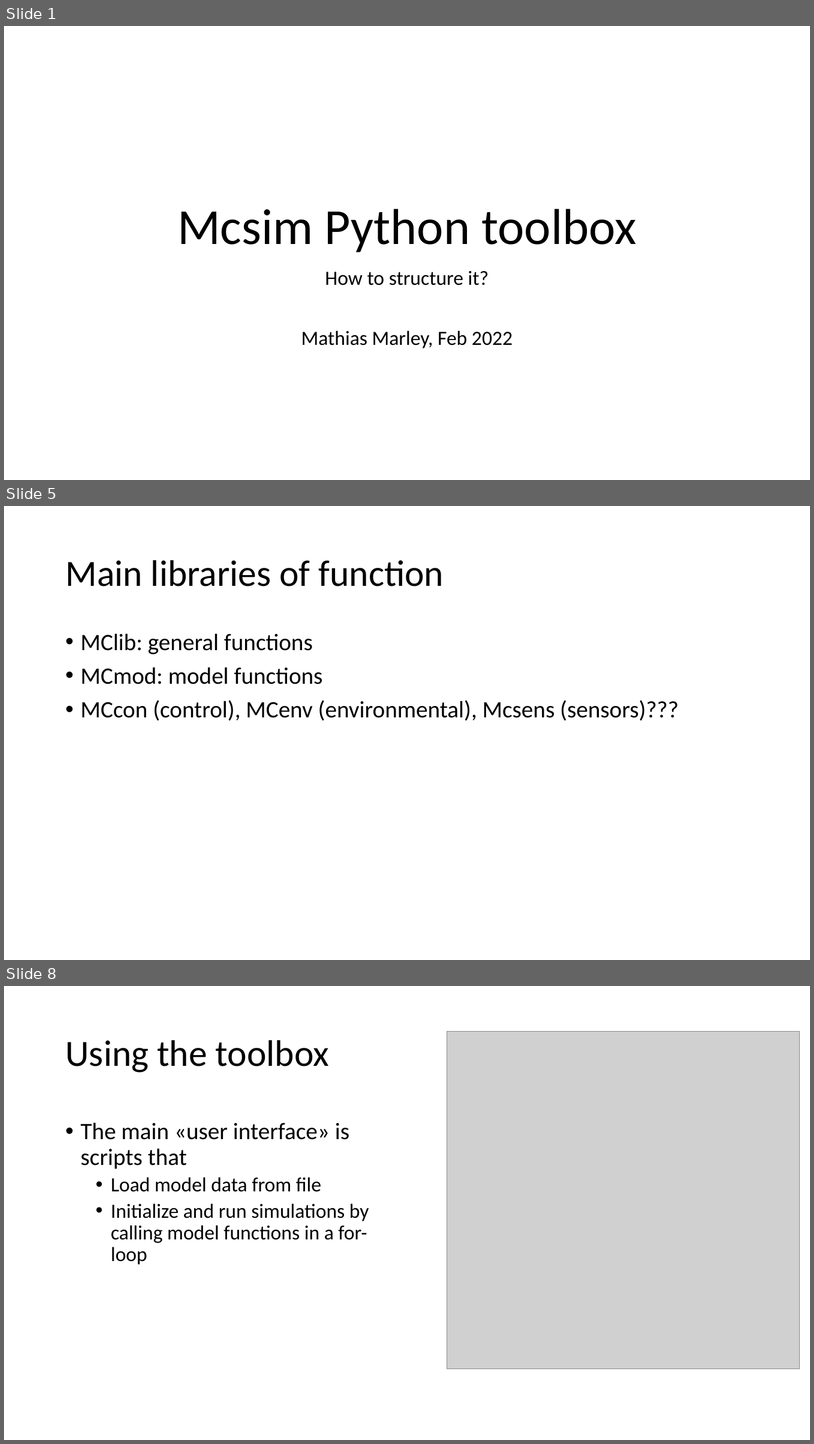
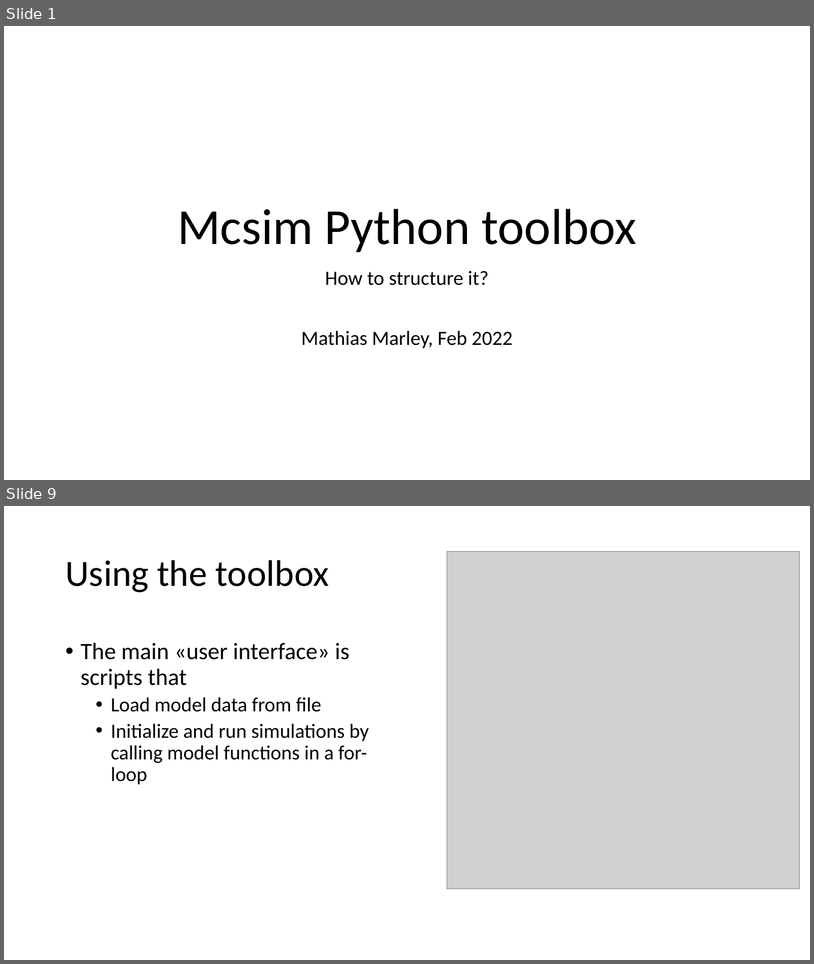
Before and after one commit to NTNU-MCS/MCSim_python, a slide deck: Documentation/Mcsim Python toolbox.pptx. Shown one above the other, each under a label of ours: slides 1, 5 and 8 before the commit, slides 1 and 9 after it; the slides between them are not shown. The pictures are 814x1444 and 814x964 pixels, drawn with LibreOffice and Linux fonts; fonts in the diff are those of the drawing; grey boxes stand for pictures. Boxes give left, top, right and bottom in pixels: in the first picture for what was removed or moved away, otherwise in the second. Text is boxed around its words. In the diff, an @@ line names an element or a change of style, - is before the commit and + after.

```diff
--- a/Documentation/Mcsim Python toolbox.pptx
+++ b/Documentation/Mcsim Python toolbox.pptx
@@ slide 5 removed at [4, 506, 810, 960], background #FFFFFF @@
@@ title removed at [65, 560, 444, 586] @@
-Main libraries of function
@@ text removed at [81, 633, 679, 721] @@
-• MClib: general functions
-• MCmod: model functions
-• MCcon (control), MCenv (environmental), Mcsens (sensors)???
@@ what was slide 8 is now slide 9 @@
```
Also in this commit, not shown: 3 slides changed, 4 slides added, 2 other slides removed.
